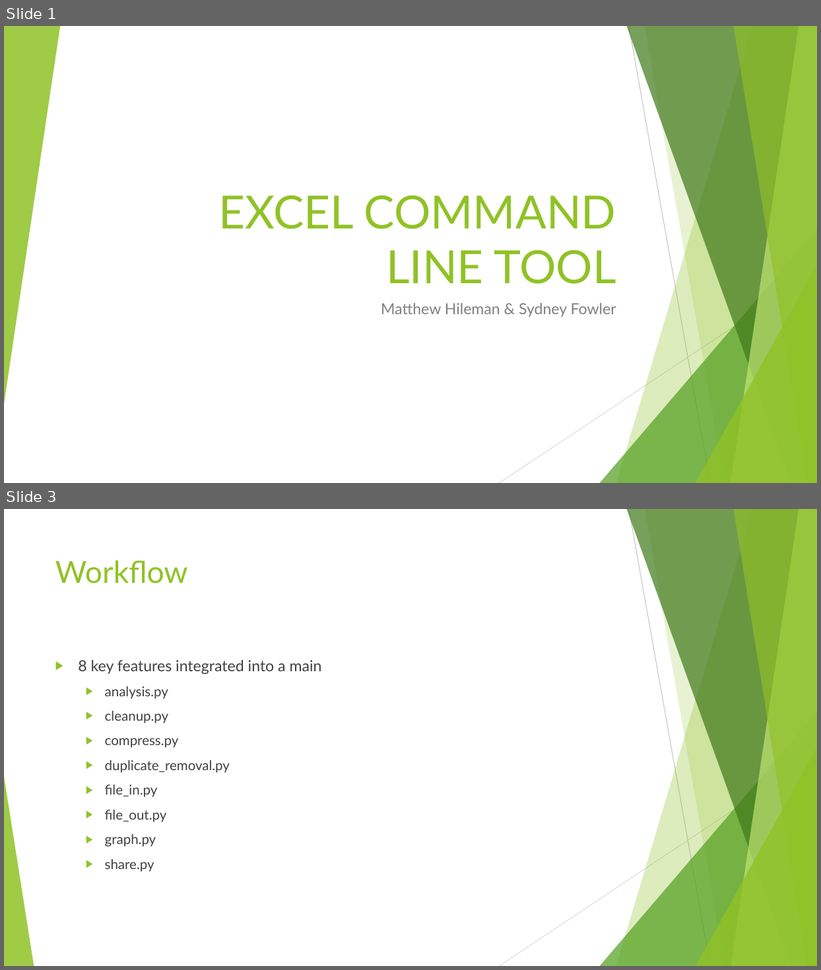
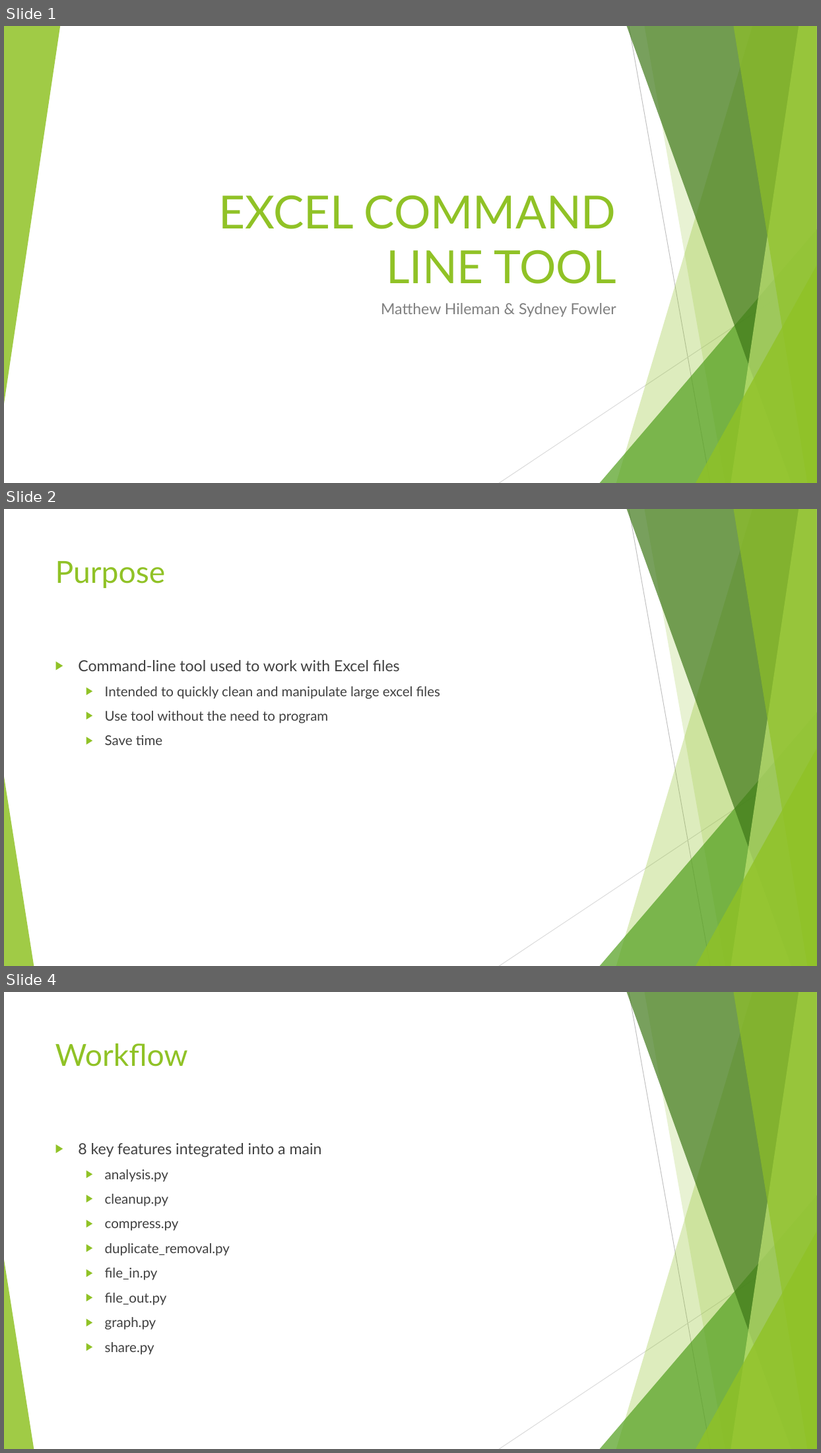
Before and after one commit to sydneyfowler/CS3030, a slide deck: presentation.pptx. Shown one above the other, each under a label of ours: slides 1 and 3 before the commit, slides 1, 2 and 4 after it; the slides between them are not shown. The pictures are 821x970 and 821x1453 pixels, drawn with LibreOffice and Linux fonts; fonts in the diff are those of the drawing. Boxes give left, top, right and bottom in pixels: in the first picture for what was removed or moved away, otherwise in the second. Text is boxed around its words. In the diff, an @@ line names an element or a change of style, - is before the commit and + after.

```diff
--- a/presentation.pptx
+++ b/presentation.pptx
@@ slide 2 added at [4,509,817,966], background #FFFFFF; not listed: 10 template elements that a slide beside it also shows @@
@@ title added at [55,561,166,588], 36 pt, text #90C226 @@
+Purpose
@@ text added at [78,660,440,745], 16 pt, text #404040 @@
+▶ Command-line tool used to work with Excel files
+  ▶ Intended to quickly clean and manipulate large excel files
+  ▶ Use tool without the need to program
+  ▶ Save time
@@ what was slide 3 is now slide 4 @@
```
Also in this commit, not shown: 2 slides changed, 1 other slide added, 1 other file.
